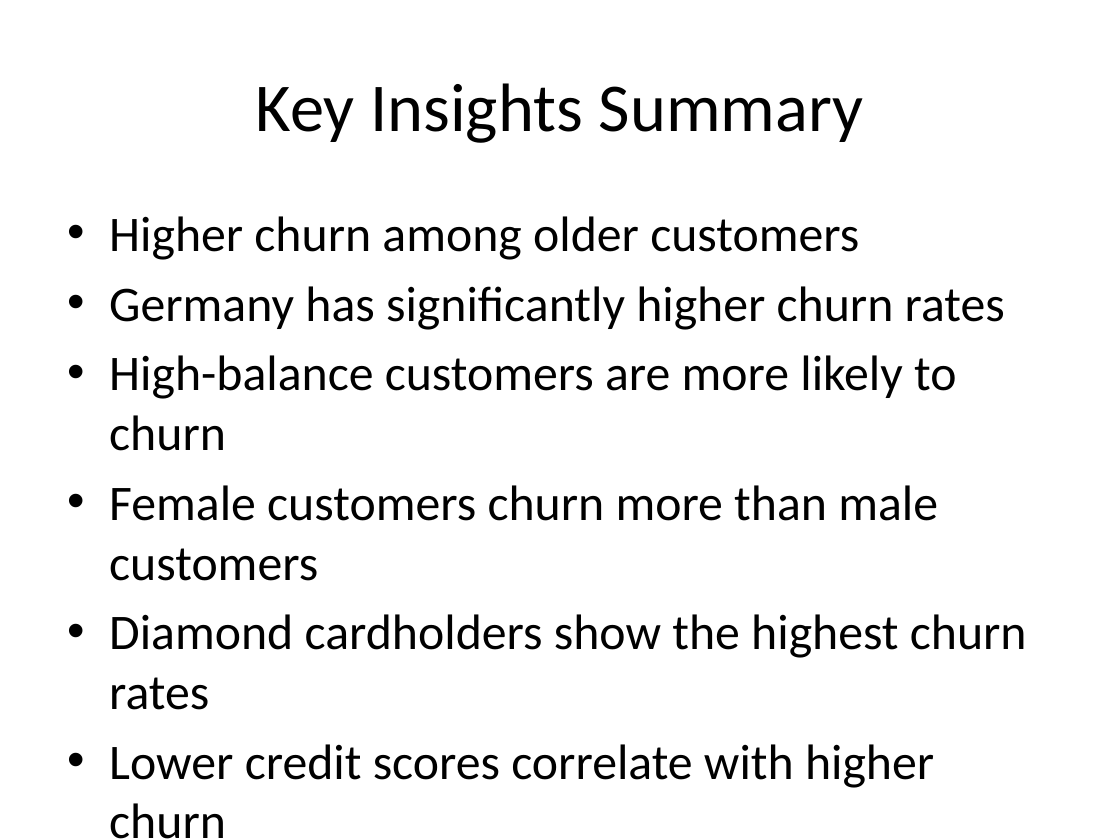
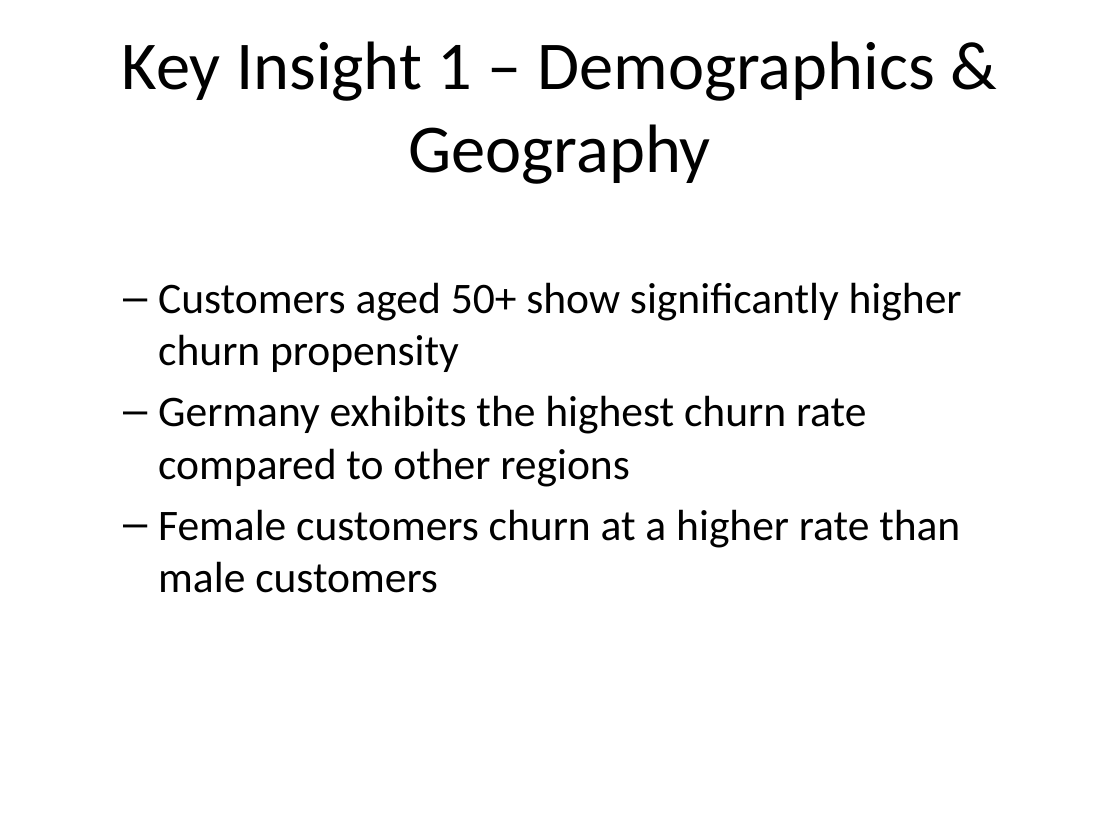
Before and after one commit to cwalton133/abc-bank-churn-analysis, a slide deck: slide 3 of slides/ABC_Bank_Churn_Recommendations.pptx. Drawn at 1120x840 pixels with LibreOffice and Linux fonts; fonts in the diff are those of the drawing. Boxes give left, top, right and bottom in pixels: in the first picture for what was removed or moved away, otherwise in the second. Text is boxed around its words. In the diff, an @@ line names an element or a change of style, - is before the commit and + after.

```diff
--- a/slides/ABC_Bank_Churn_Recommendations.pptx
+++ b/slides/ABC_Bank_Churn_Recommendations.pptx
@@ title at (x1=122, y1=41, x2=934, y2=184): text changed @@
-Key Insights Summary
+Key Insight 1 – Demographics & Geography
@@ text at (x1=158, y1=282, x2=962, y2=593): text changed; size 32 to 28 pt @@
-• Higher churn among older customers
-• Germany has significantly higher churn rates
-• High-balance customers are more likely to churn
-• Female customers churn more than male customers
-• Diamond cardholders show the highest churn rates
-• Lower credit scores correlate with higher churn
+  – Customers aged 50+ show significantly higher churn propensity
+  – Germany exhibits the highest churn rate compared to other regions
+  – Female customers churn at a higher rate than male customers
```
Also in this commit, not shown: 3 other slides changed, 6 slides added, 6 slides removed.
